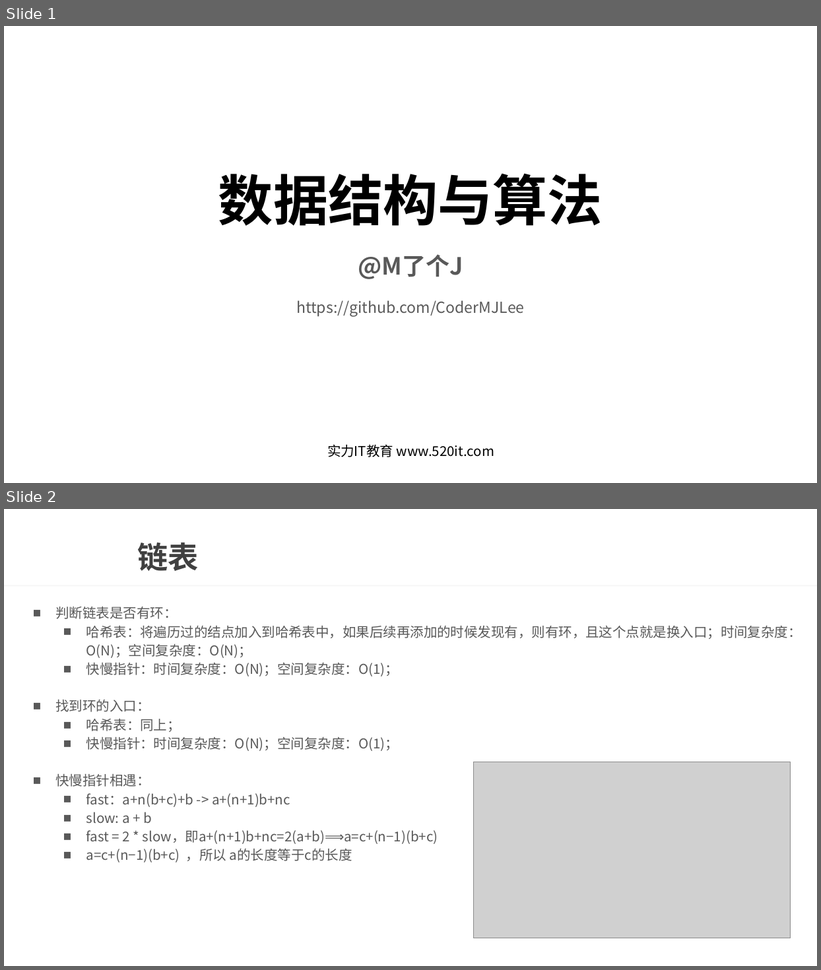
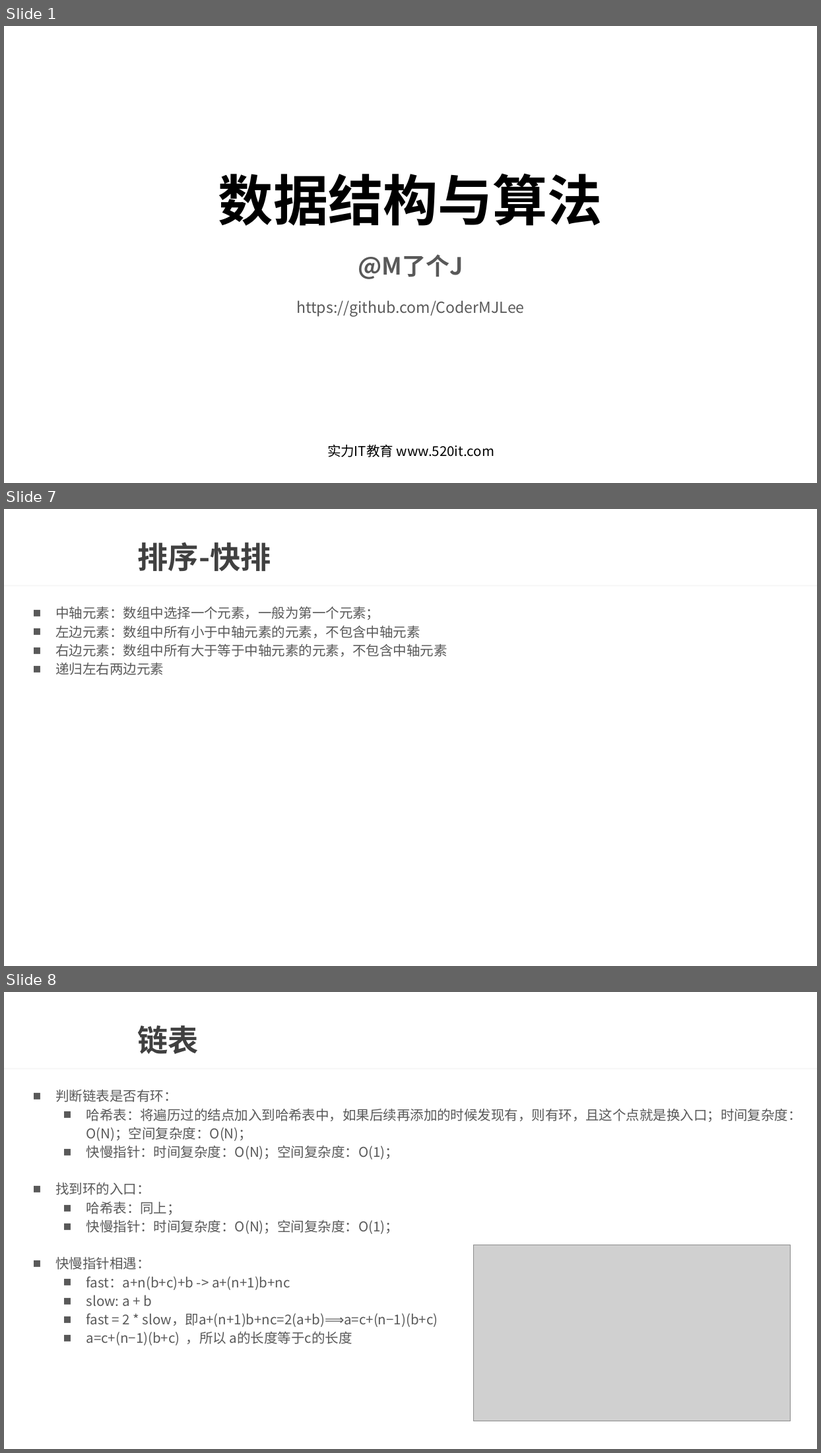
Before and after one commit to wtj900/wtj900.github.io, a slide deck: file/面试文档/13-数据结构与算法.pptx. Shown one above the other, each under a label of ours: slides 1 and 2 before the commit, slides 1, 7 and 8 after it; the slides between them are not shown. The pictures are 821x970 and 821x1453 pixels, drawn with LibreOffice and Linux fonts; fonts in the diff are those of the drawing; grey boxes stand for pictures; background and template pictures are left out. Boxes give left, top, right and bottom in pixels: in the first picture for what was removed or moved away, otherwise in the second. Text is boxed around its words. In the diff, an @@ line names an element or a change of style, - is before the commit and + after.

```diff
--- a/file/面试文档/13-数据结构与算法.pptx
+++ b/file/面试文档/13-数据结构与算法.pptx
@@ slide 7 added at (4, 509, 817, 966), background picture (left out); not listed: 1 template element that a slide beside it also shows @@
@@ title added at (138, 542, 271, 571), 36 pt, text #404040, bold @@
+排序-快排
@@ text added at (55, 606, 447, 675), 16 pt, text #595959 @@
+■ 中轴元素：数组中选择一个元素，一般为第一个元素；
+■ 左边元素：数组中所有小于中轴元素的元素，不包含中轴元素
+■ 右边元素：数组中所有大于等于中轴元素的元素，不包含中轴元素
+■ 递归左右两边元素
@@ what was slide 2 is now slide 8 @@
```
Also in this commit, not shown: 5 other slides added, 2 slides removed.
